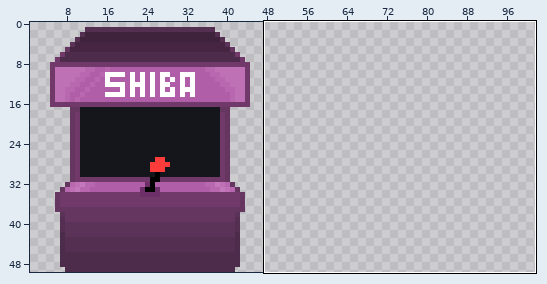
Two states of a pixel-art file, ASSETS/TEXTURES/FURNITURE/Decoration.aseprite. Above, an overview of the earlier version with the close-up marked.
Close-up. First the earlier version:
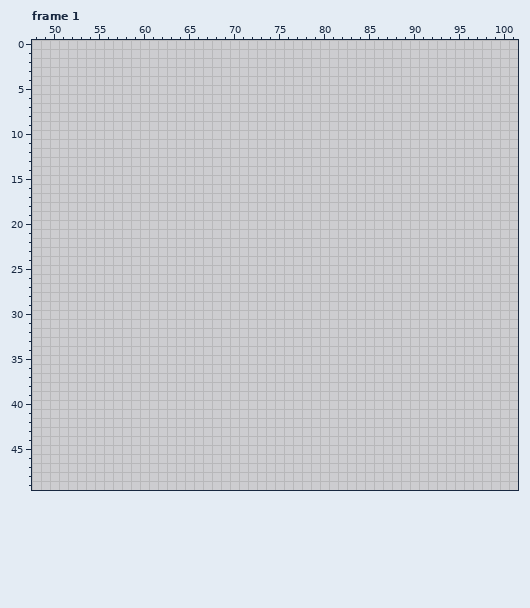
500x50 pixels, 8 frames. Colours within 5 levels of each other are drawn and written as one. Shown: frame 1: x 48..101, y 0..49. The wide view leaves out empty margins. The commit also changed other frames or places, which this record leaves out.
Once edited:
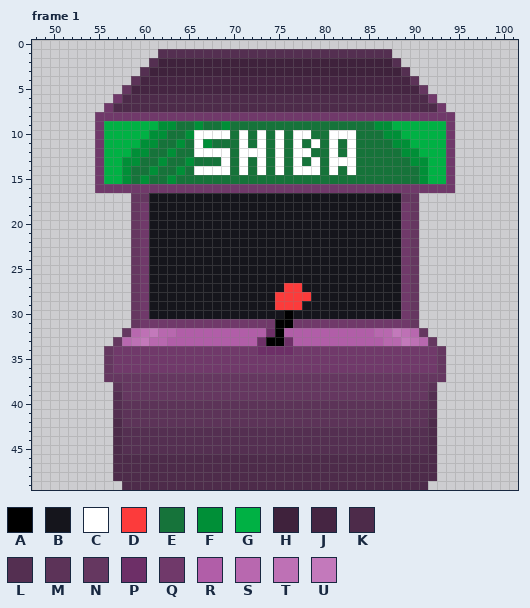
Palette (. is transparent): A #000000  B #15151c  C #ffffff  D #fc3b3b  E #16733a  F #008f37  G #00b144  H #3f223c  J #452542  K #4d2b4a  L #542f51  M #5c3358  N #653760  P #6d2f67  Q #70396a  R #b15ea8  S #b868af  T #be71b5  U #c379bb
Difference:
Frame 1:
y 1: x 62..87 .......................... -> LLLLLLLLLLLLLLLLLLLLLLLLLL
y 2: x 61..88 ............................ -> LHHHHHHHHHHHHHHHHHHHHHHHHHHL
y 3: x 60..89 .............................. -> LHHHHHHHHHHHHHHHHHHHHHHHHHHHHL
y 4: x 59..90 ................................ -> MJJJJJJJJJJJJJJJJJJJJJJJJJJJJJJM
y 5: x 58..91 .................................. -> NJJJJJJJJJJJJJJJJJJJJJJJJJJJJJJJJN
y 6: x 57..92 .................................... -> QKKKKKKKKKKKKKKKKKKKKKKKKKKKKKKKKKKQ
y 7: x 56..93 ...................................... -> QKKKKKKKKKKKKKKKKKKKKKKKKKKKKKKKKKKKKQ
y 8: x 55..94 ........................................ -> QQQQQQQQQQQQQQQQQQQQQQQQQQQQQQQQQQQQQQQQ
y 9: x 55..94 ........................................ -> QGGGGGGFFEEFEEFEEEEEEEEEEEEEEEEFFGGGGGGQ
y 10: x 55..94 ........................................ -> QGGGGGFFEEFCCCCECECECECCEECCCEEEFFGGGGGQ
y 11: x 55..94 ........................................ -> QGGGGFFEEFECFEEECECECECECECECEEEEFFGGGGQ
y 12: x 55..94 ........................................ -> QGGGFFEEFEECCCCECCCECECCEECECEEEEEFFGGGQ
y 13: x 55..94 ........................................ -> QGGFFEEFEEFEEECECECECECECECCCEEEEEEFFGGQ
y 14: x 55..94 ........................................ -> QGGFEEFEEFECCCCECECECECCCECECEEEEEEEFGGQ
y 15: x 55..94 ........................................ -> QGGFEFEEFEEEEEEEEEEEEEEEEEEEEEEEEEEEFGGQ
y 16: x 55..94 ........................................ -> QQQQQQQQQQQQQQQQQQQQQQQQQQQQQQQQQQQQQQQQ
y 17: x 59..90 ................................ -> NNBBBBBBBBBBBBBBBBBBBBBBBBBBBBNN
y 18..26: x 59..90 ................................ -> NQBBBBBBBBBBBBBBBBBBBBBBBBBBBBQN
y 27: x 59..90 ................................ -> NQBBBBBBBBBBBBBBBDDBBBBBBBBBBBQN
y 28: x 59..90 ................................ -> NQBBBBBBBBBBBBBBDDDDBBBBBBBBBBQN
y 29: x 59..90 ................................ -> NQBBBBBBBBBBBBBBDDDBBBBBBBBBBBQN
y 30: x 59..90 ................................ -> NQBBBBBBBBBBBBBBBABBBBBBBBBBBBQN
y 31: x 59..90 ................................ -> NQQQQQQQQQQQQQQQAAQQQQQQQQQQQQQN
y 32: x 58..91 .................................. -> NSTUSSRRRRRRRRRRPARRRRRRRRRRSSUTSN
y 33: x 57..92 .................................... -> NSTUSSRRRRRRRRRRPAAPRRRRRRRRRRSSUTSN
y 34: x 56..93 ...................................... -> NQQQQQQQQQQQQQQQQPPPPQQQQQQQQQQQQQQQQN
y 35..36: x 56..93 ...................................... -> NQQQQQQQQQQQQQQQQQQQQQQQQQQQQQQQQQQQQN
y 37: x 56..93 ...................................... -> NNNNNNNNNNNNNNNNNNNNNNNNNNNNNNNNNNNNNN
y 38: x 57..92 .................................... -> MNNNNNNNNNNNNNNNNNNNNNNNNNNNNNNNNNNM
y 39: x 57..92 .................................... -> LNNNNNNNNNNNNNNNNNNNNNNNNNNNNNNNNNNL
y 40..41: x 57..92 .................................... -> LMMMMMMMMMMMMMMMMMMMMMMMMMMMMMMMMMML
y 42: x 57..92 .................................... -> KMMMMMMMMMMMMMMMMMMMMMMMMMMMMMMMMMMK
y 43..45: x 57..92 .................................... -> KLLLLLLLLLLLLLLLLLLLLLLLLLLLLLLLLLLK
y 46..48: x 57..92 .................................... -> KKKKKKKKKKKKKKKKKKKKKKKKKKKKKKKKKKKK
y 49: x 58..91 .................................. -> KKKKKKKKKKKKKKKKKKKKKKKKKKKKKKKKKK
